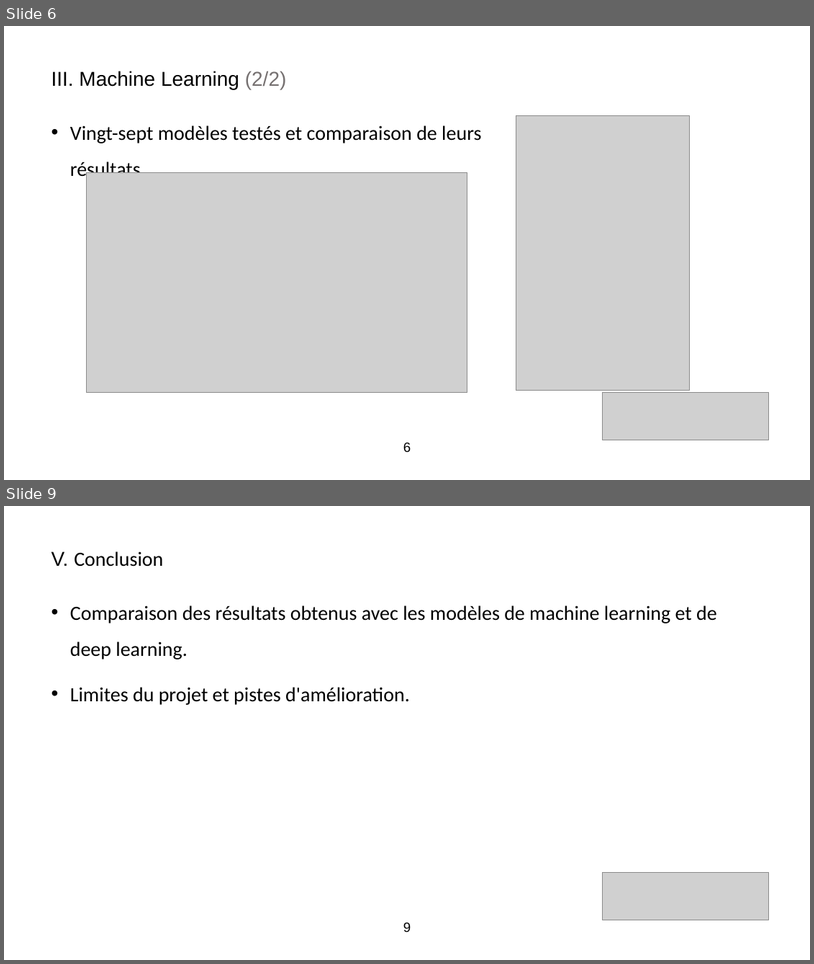
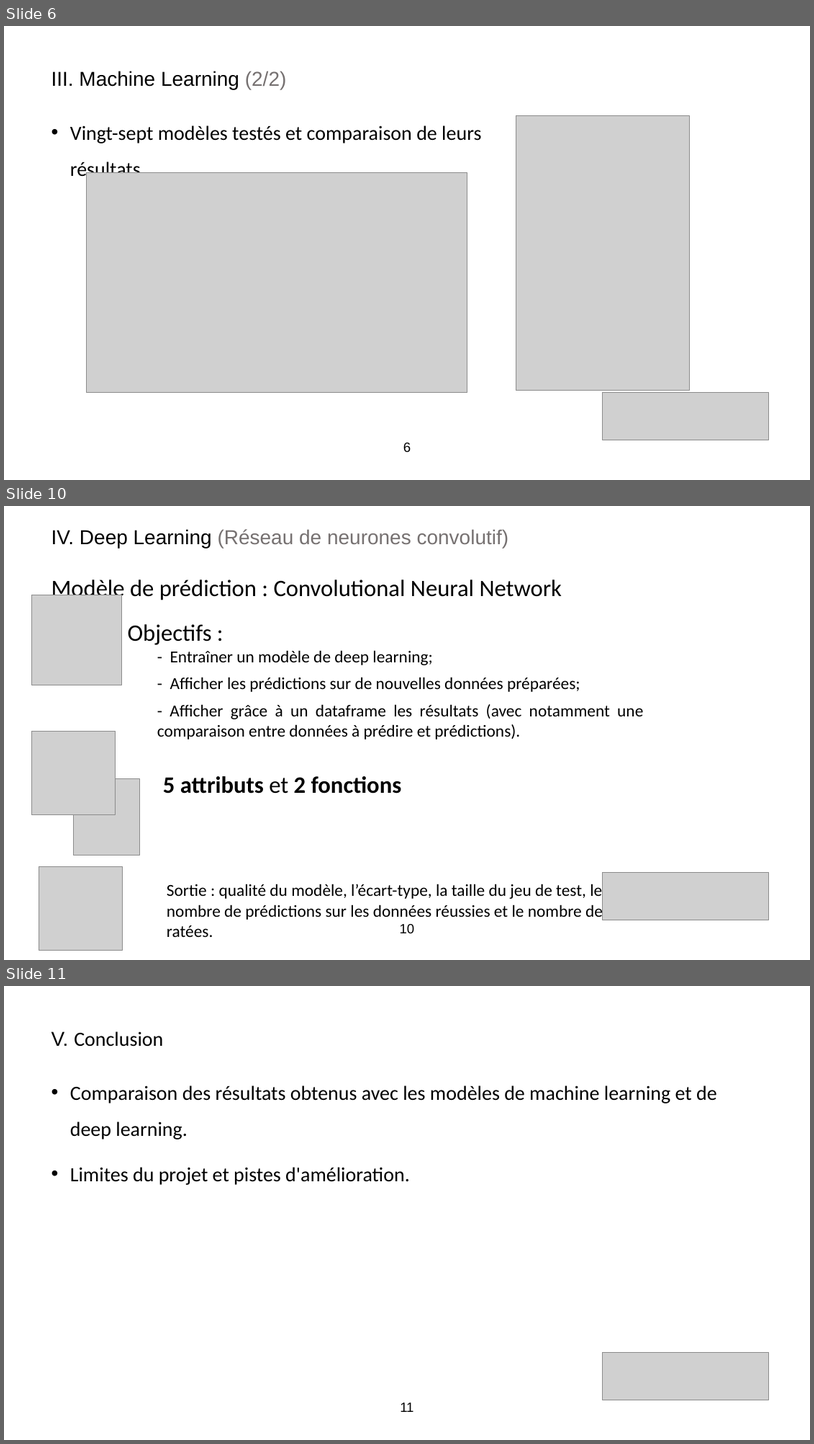
Before and after one commit to MarcAntoineAuvray/project_cartes, a slide deck: presentation_projet_python.pptx. Shown one above the other, each under a label of ours: slides 6 and 9 before the commit, slides 6, 10 and 11 after it; the slides between them are not shown. The pictures are 814x964 and 814x1444 pixels, drawn with LibreOffice and Linux fonts; fonts in the diff are those of the drawing; grey boxes stand for pictures. Boxes give left, top, right and bottom in pixels: in the first picture for what was removed or moved away, otherwise in the second. Text is boxed around its words. In the diff, an @@ line names an element or a change of style, - is before the commit and + after.

```diff
--- a/presentation_projet_python.pptx
+++ b/presentation_projet_python.pptx
@@ slide 10 added at box(4, 506, 810, 960), background #FFFFFF @@
@@ subtitle added at box(52, 529, 509, 548), 24 pt, text #767171 @@
+IV. Deep Learning (Réseau de neurones convolutif)
@@ text added at box(52, 579, 562, 602), 28 pt, text #000000 @@
+Modèle de prédiction : Convolutional Neural Network
@@ picture added at box(32, 595, 121, 685) @@
@@ text added at box(128, 624, 643, 739), 20 pt, text #000000 @@
+Objectifs :
+- Entraîner un modèle de deep learning;
+- Afficher les prédictions sur de nouvelles données préparées;
+- Afficher grâce à un dataframe les résultats (avec notamment une comparaison entre données à prédire et prédictions).
@@ picture added at box(32, 731, 116, 815) @@
@@ picture added at box(74, 778, 139, 855) @@
@@ text added at box(163, 776, 402, 793), 28 pt, text #000000, bold @@
+5 attributs et 2 fonctions
@@ picture added at box(39, 866, 123, 950) @@
@@ picture added at box(603, 872, 769, 920) @@
@@ text added at box(167, 883, 603, 937), 20 pt, text #000000 @@
+Sortie : qualité du modèle, l’écart-type, la taille du jeu de test, le nombre de prédictions sur les données réussies et le nombre de ratées.
@@ page number added at box(400, 924, 415, 933), 16 pt, text #000000 @@
+10
@@ what was slide 9 is now slide 11 @@
@@ page number at box(400, 1402, 414, 1412): text changed @@
-9
+11
```
Also in this commit, not shown: 3 other slides added, 2 slides removed, 1 other file.
